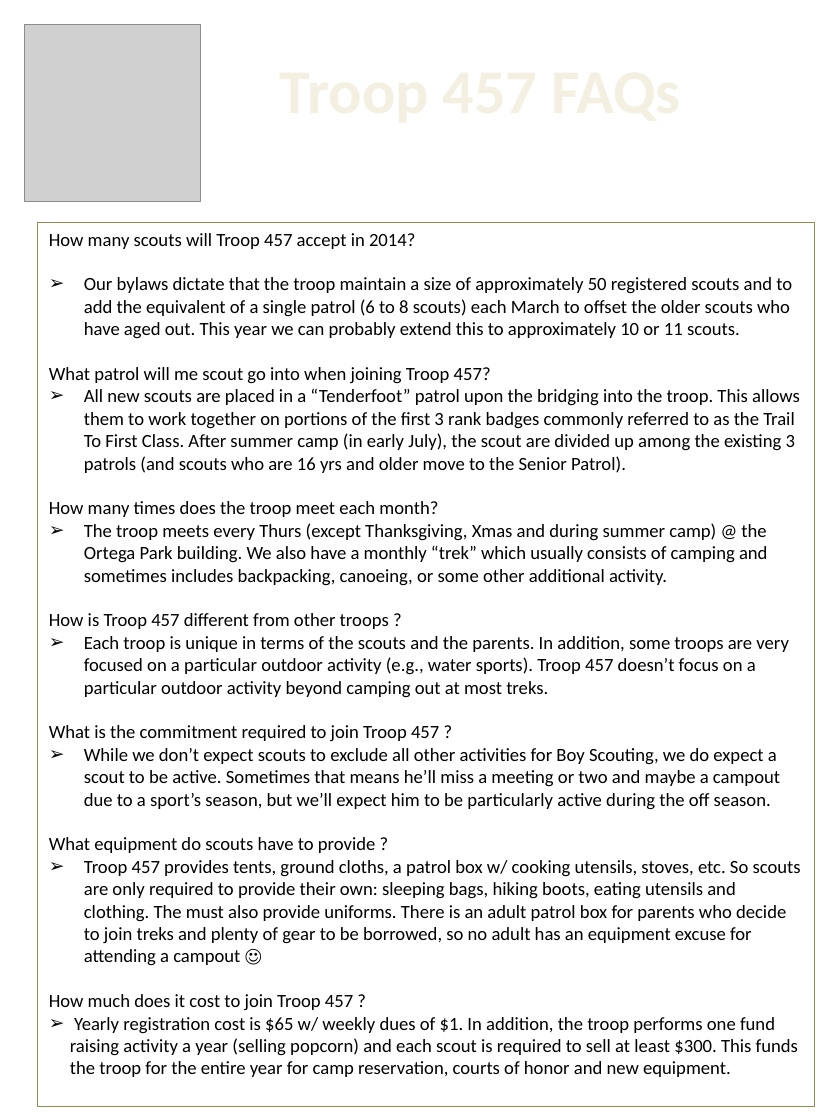
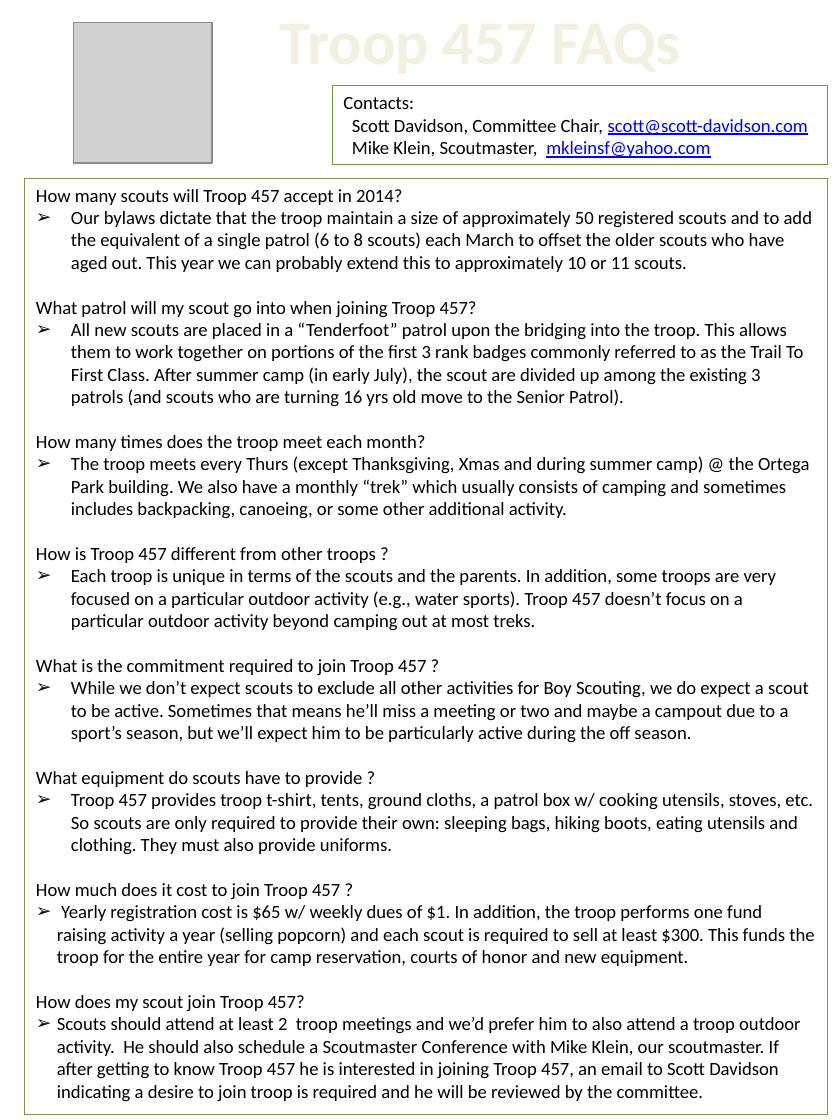
Before and after one commit to sdavi101010/troop457, a slide deck: slide 1 of 2013/RecruitingOverview.pptx. Drawn at 840x1120 pixels with LibreOffice and Linux fonts; fonts in the diff are those of the drawing; grey boxes stand for pictures. Boxes give left, top, right and bottom in pixels: in the first picture for what was removed or moved away, otherwise in the second. Text is boxed around its words. In the diff, an @@ line names an element or a change of style, - is before the commit and + after.

```diff
--- a/2013/RecruitingOverview.pptx
+++ b/2013/RecruitingOverview.pptx
@@ picture: place and size @@
-picture at (25,25,200,203)
+picture at (73,22,212,164)
@@ rectangle added at (333,85,828,165), outline #77933C 0.75 pt, 12 pt, text #000000 @@
+Contacts:
+Scott Davidson, Committee Chair, scott@scott-davidson.com
+Mike Klein, Scoutmaster, mkleinsf@yahoo.com
@@ rectangle "How many scouts will Troop ...": place and size @@
-rectangle "How many scouts will Troop ..." at (38,222,814,1107)
+rectangle "How many scouts will Troop ..." at (25,178,828,1114)
@@ text in rectangle at (36,301,803,407): text changed @@
-What patrol will me scout go into when joining Troop 457?
-➢ All new scouts are placed in a “Tenderfoot” patrol upon the bridging into the troop. This allows them to work together on portions of the first 3 rank badges commonly referred to as the Trail To First Class. After summer camp (in early July), the scout are divided up among the existing 3 patrols (and scouts who are 16 yrs and older move to the Senior Patrol).
+What patrol will my scout go into when joining Troop 457?
+➢ All new scouts are placed in a “Tenderfoot” patrol upon the bridging into the troop. This allows them to work together on portions of the first 3 rank badges commonly referred to as the Trail To First Class. After summer camp (in early July), the scout are divided up among the existing 3 patrols (and scouts who are turning 16 yrs old move to the Senior Patrol).
@@ text in rectangle at (71,793,813,855): text changed @@
-➢ Troop 457 provides tents, ground cloths, a patrol box w/ cooking utensils, stoves, etc. So scouts are only required to provide their own: sleeping bags, hiking boots, eating utensils and clothing. The must also provide uniforms. There is an adult patrol box for parents who decide to join treks and plenty of gear to be borrowed, so no adult has an equipment excuse for attending a campout ☺
+➢ Troop 457 provides troop t-shirt, tents, ground cloths, a patrol box w/ cooking utensils, stoves, etc. So scouts are only required to provide their own: sleeping bags, hiking boots, eating utensils and clothing. They must also provide uniforms.
@@ text in rectangle at (36,995,801,1102): paragraphs added @@
+How does my scout join Troop 457?
+➢ Scouts should attend at least 2 troop meetings and we’d prefer him to also attend a troop outdoor activity. He should also schedule a Scoutmaster Conference with Mike Klein, our scoutmaster. If after getting to know Troop 457 he is interested in joining Troop 457, an email to Scott Davidson indicating a desire to join troop is required and he will be reviewed by the committee.
```
Also in this commit, not shown: 3 other files.
